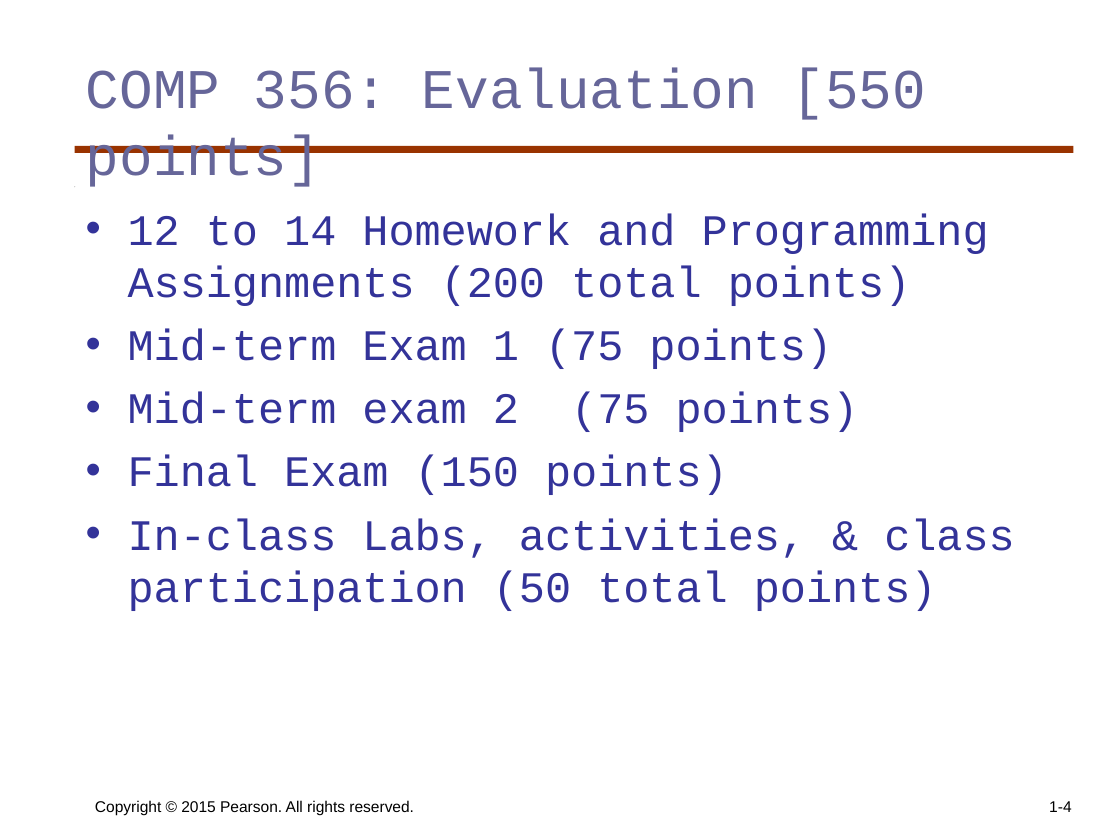
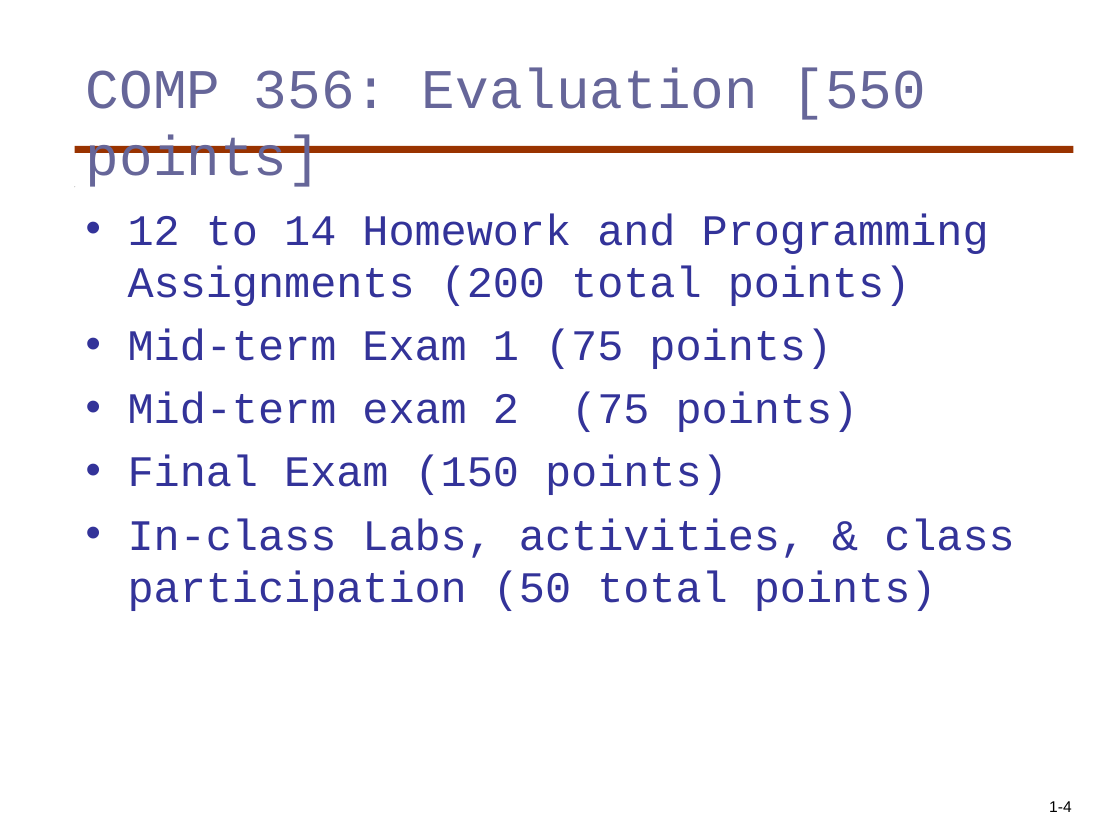
Before and after one commit to skalakm/programmingLanguages, a slide deck: slide 4 of PLNotes.ppt. Drawn at 1120x840 pixels with LibreOffice and Linux fonts; fonts in the diff are those of the drawing. Boxes give left, top, right and bottom in pixels: in the first picture for what was removed or moved away, otherwise in the second. Text is boxed around its words. In the diff, an @@ line names an element or a change of style, - is before the commit and + after.

```diff
--- a/PLNotes.ppt
+++ b/PLNotes.ppt
@@ text removed at bbox=[95, 800, 414, 815] @@
-Copyright © 2015 Pearson. All rights reserved.
```
Also in this commit, not shown: 4 other slides changed.
